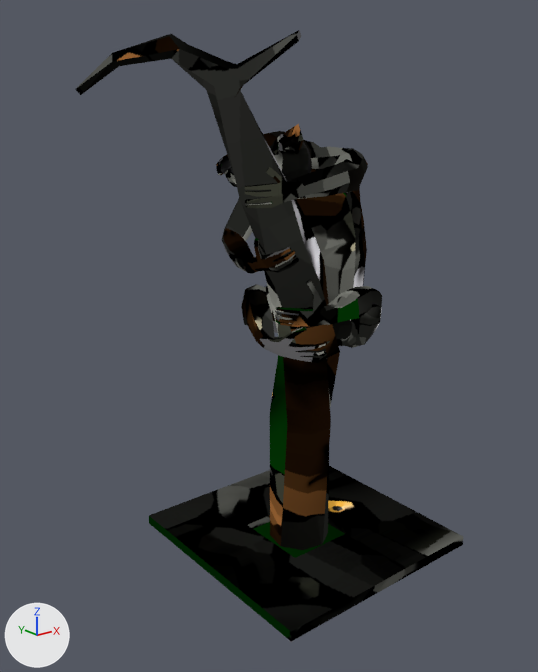
An edit to the glTF model models/megaladapis.glb, drawn before and after from the same camera.
One viewpoint serves both versions: a 50 mm lens placed at (-2.32, -2.62, 2.2), pointed at (-0.15, 0.09, 1.12). Every picture has the same lights, and +X, +Y and +Z are marked at lower left. Where no turn or scale is listed for an object, it has been applied to the vertices. Vertices at the same position are counted once.
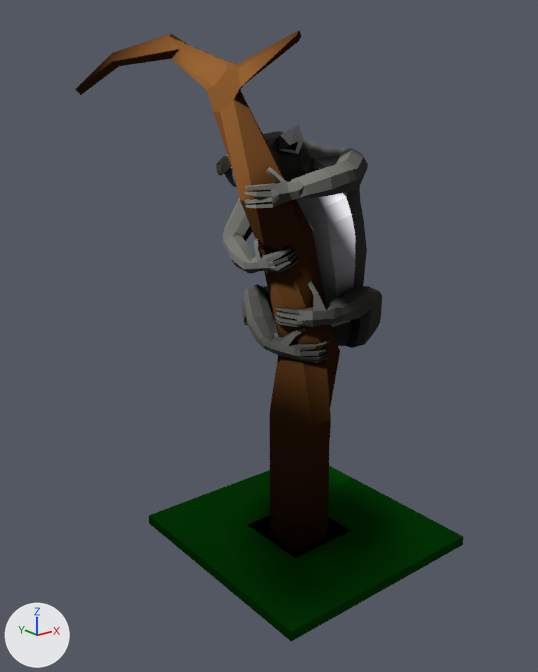
Patch to the scene script:
```diff
--- a/models/megaladapis.glb.py
+++ b/models/megaladapis.glb.py
@@ me_mesh_0 @@
 # used by ob_mesh_0; location = (-0.755, 0.767, -0.01)
-me_mesh_0.from_pydata(...)  # 1380 vertices, 2739 faces; spans x 0.0..1.34, y -1.37..0.0, z 0.0..2.49
+me_mesh_0.from_pydata(...)  # 1376 vertices, 2731 faces; spans x 0.0..1.34, y -1.37..0.0, z 0.0..2.49
+# me_mesh_0 part 1
+# 4 vertices are removed from x 0.58..0.8, y -0.88..-0.76, z 1.36..1.5
+# 19 faces are deleted
+# 1 vertex moves from x 0.35, y -1.03, z 1.83 to x 0.36, y -1.01, z 1.83
+# 11 new faces join them
+# me_mesh_0 part 2: 2720 kept faces spanning x 0.0..1.34, y -1.37..0.0, z 0.0..2.49 get new texture (UV) coordinates
 me_mesh_0.materials.append(mat_material_unlit)
```

Boxes [x1, y1, x2, y2] around the edits, measured in the pictures (538 x 672 px):
part 1 of me_mesh_0, cut back: [258, 202, 340, 357] in both
part 2 of me_mesh_0, surface changed: [75, 30, 463, 641] in both
